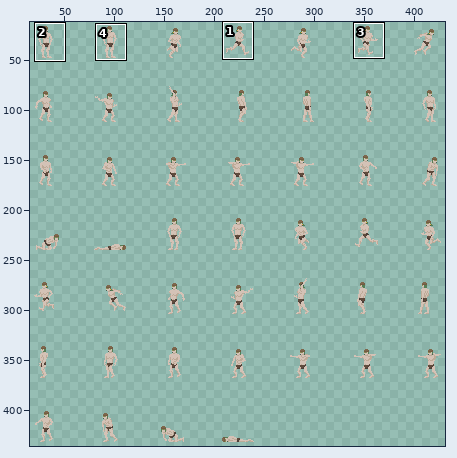
Two states of a sprite sheet, Sprites/Player/player_animation_updated.png. Above, an overview of the earlier version with the close-up marked.
Close-up. Earlier state:
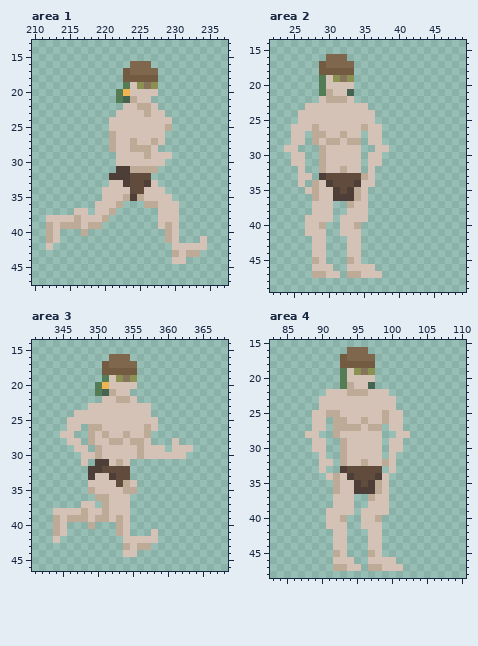
The file is 448x448 pixels. Shown: area 1: x 210..237, y 13..47; area 2: x 22..49, y 14..49; area 3: x 341..368, y 14..46; area 4: x 83..110, y 15..48. The wide view leaves out empty margins. The commit also changed other parts of the picture, which this record leaves out.
After:
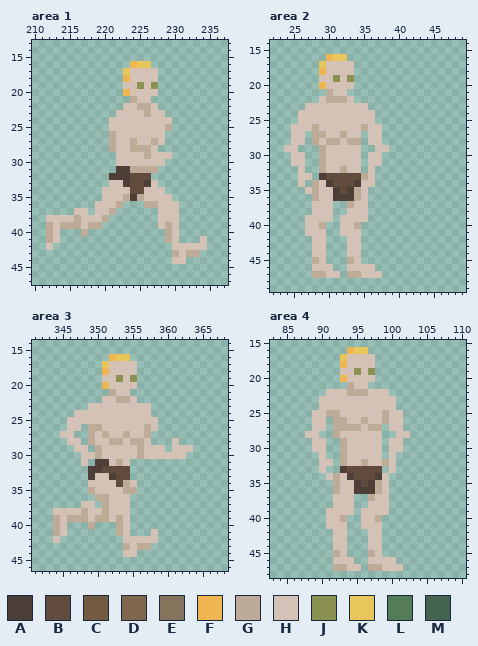
Palette (. is transparent): A #4d3f38  B #604b3d  C #735b42  D #7e674c  E #86735b  F #eeb551  G #bdaa97  H #d4c2b6  J #8b9150  K #e8c65b  L #557d55  M #446350
From old to new:
--- area 1
@@ x 220..229 @@
 15 ..........
-16 ....DDD...
-17 ...CDDDD..
-18 ...CCCCC..
-19 ...LHJEJ..
-20 ..LFHHHH..
-21 ..LMGHH...
+16 ....FKK...
+17 ...KHHHH..
+18 ...FHHHH..
+19 ...HHJHJ..
+20 ...FHHHH..
+21 ....GHH...
 22 ...HHGGH..
--- area 2
@@ x 27..35 @@
 15 .........
-16 ...DDD...
-17 ..CDDDD..
-18 ..CCCCC..
-19 ..LHJEJ..
-20 ..LHHHH..
-21 ..LGHHM..
+16 ...FKK...
+17 ..KHHHH..
+18 ..FHHHH..
+19 ..HHJHJ..
+20 ..FHHHH..
+21 ...GHH...
 22 ..HGGGH..
--- area 3
@@ x 348..357 @@
 15 ..........
-16 ....DDD...
-17 ...CDDDD..
-18 ...CCCCC..
-19 ...LHJEJ..
-20 ..LFHHHH..
-21 ..LMGHH...
+16 ....FKK...
+17 ...KHHHH..
+18 ...FHHHH..
+19 ...HHJHJ..
+20 ...FHHHH..
+21 ....GHH...
 22 ...HHGGH..
--- area 4
@@ x 91..99 @@
 15 .........
-16 ...DDD...
-17 ..CDDDD..
-18 ..CCCCC..
-19 ..LHJEJ..
-20 ..LHHHH..
-21 ..LGHHM..
+16 ...FKK...
+17 ..KHHHH..
+18 ..FHHHH..
+19 ..HHJHJ..
+20 ..FHHHH..
+21 ...GHH...
 22 HHHGGGHHH
